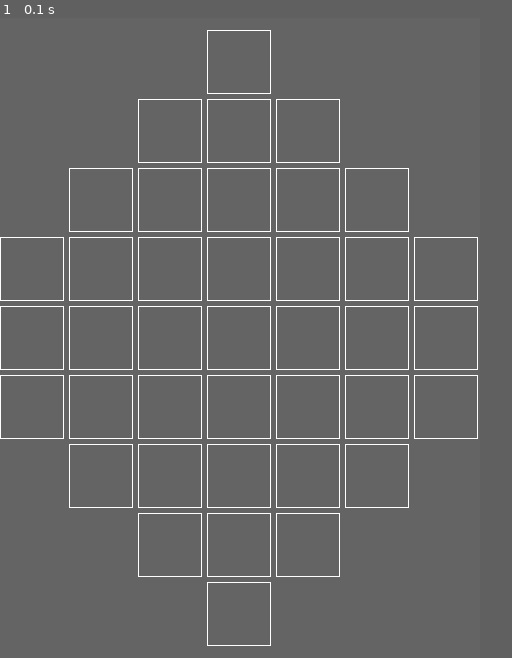
Above: before the commit, frame 1.
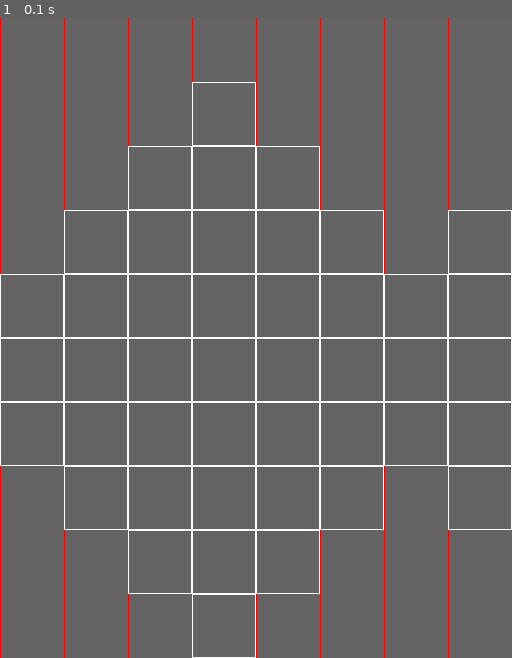
Above: after the commit, the same moment.

Repository: vieirafrancisco/crush-pygame
Game: pygame game, started from main.py
Two runs of this game, one before a commit and one after it. Both use one fixed random seed, a clock stepped at 60 frames per second and the inputs below.
Inputs:
- Up to frame 1 (0.1 s): no input
The window is 480x640 before the commit and 512x640 after it. Grey fills any space a smaller window leaves; there, only what the larger window draws over its background counts as a difference.

The runs differ from the first frame. In frame 1, 6.7% of the frame differs, in the area x 0-100%, y 0-100%.

Commit message:
Simplify

Diff:
--- a/main.py
+++ b/main.py
@@ -1,6 +1,6 @@
 import pygame
 
-WIDTH = 480
+WIDTH = 512
 HEIGHT = 640
 
 
@@ -16,25 +16,23 @@
 class Map(pygame.sprite.Group):
     def __init__(self):
         super().__init__()
-        self.slots = [3, 5, 7, 9, 7, 5, 3]
+        self.slots = [3, 5, 7, 9, 7, 5, 3, 5]
 
         for x, n_rows in enumerate(self.slots):
             for y in range(n_rows):
-                x_gap = x * 5
-
                 slot = Slot()
                 slot_pos = (0, 0)
 
                 if y < n_rows // 2:
                     slot_pos = (
-                        x * 64 + x_gap, HEIGHT // 2 - (y * 64) - 96 - y * 5 - 5
+                        x * 64, HEIGHT // 2 - (y * 64) - 64
                     )
                 elif y == n_rows // 2:
-                    slot_pos = (x * 64 + x_gap, HEIGHT // 2 - 32)
+                    slot_pos = (x * 64, HEIGHT // 2)
                 elif y > n_rows // 2:
                     slot_pos = (
-                        x * 64 + x_gap,
-                        HEIGHT // 2 + (n_rows - y) * 64 - 32 + (n_rows - y) * 5
+                        x * 64,
+                        HEIGHT // 2 + (n_rows - y) * 64
                     )
 
                 slot.rect.topleft = slot_pos
@@ -61,6 +59,12 @@
             self.running = False
 
     def render(self):
+        # for y in range(0, HEIGHT, 64):
+        #     pygame.draw.line(self.screen, (255, 0, 0), (0, y), (WIDTH, y))
+
+        for x in range(0, WIDTH, 64):
+            pygame.draw.line(self.screen, (255, 0, 0), (x, 0), (x, HEIGHT))
+
         self.map.draw(self.screen)
 
     def update(self):
